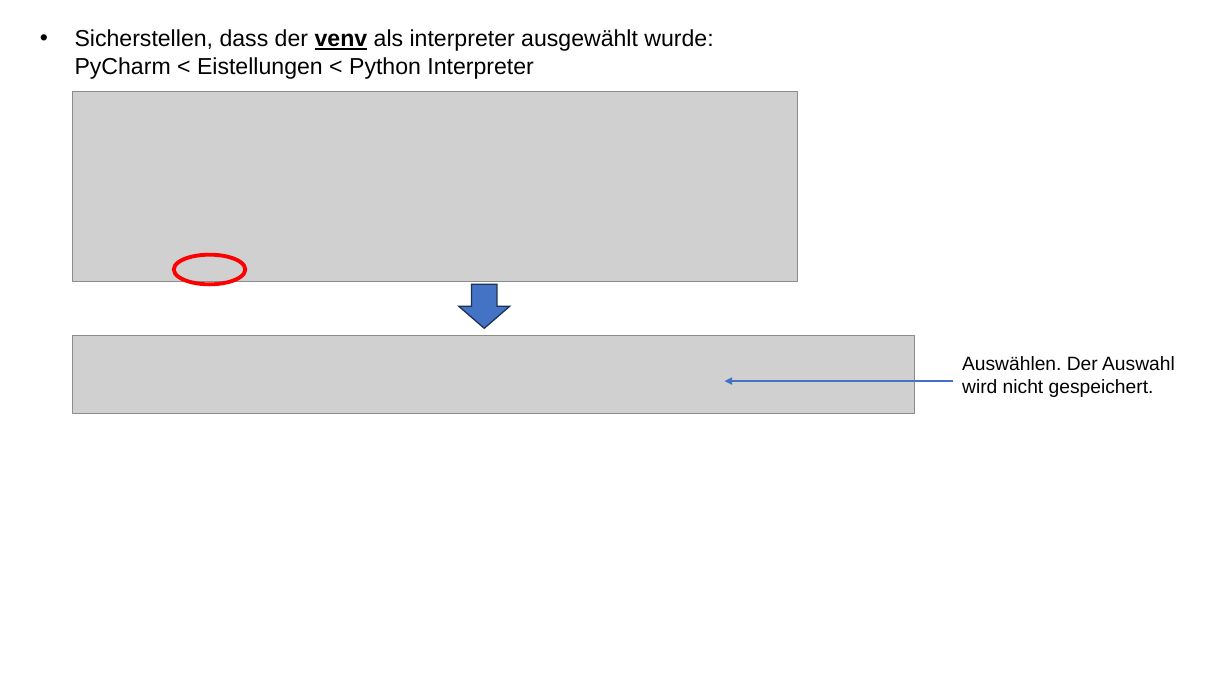
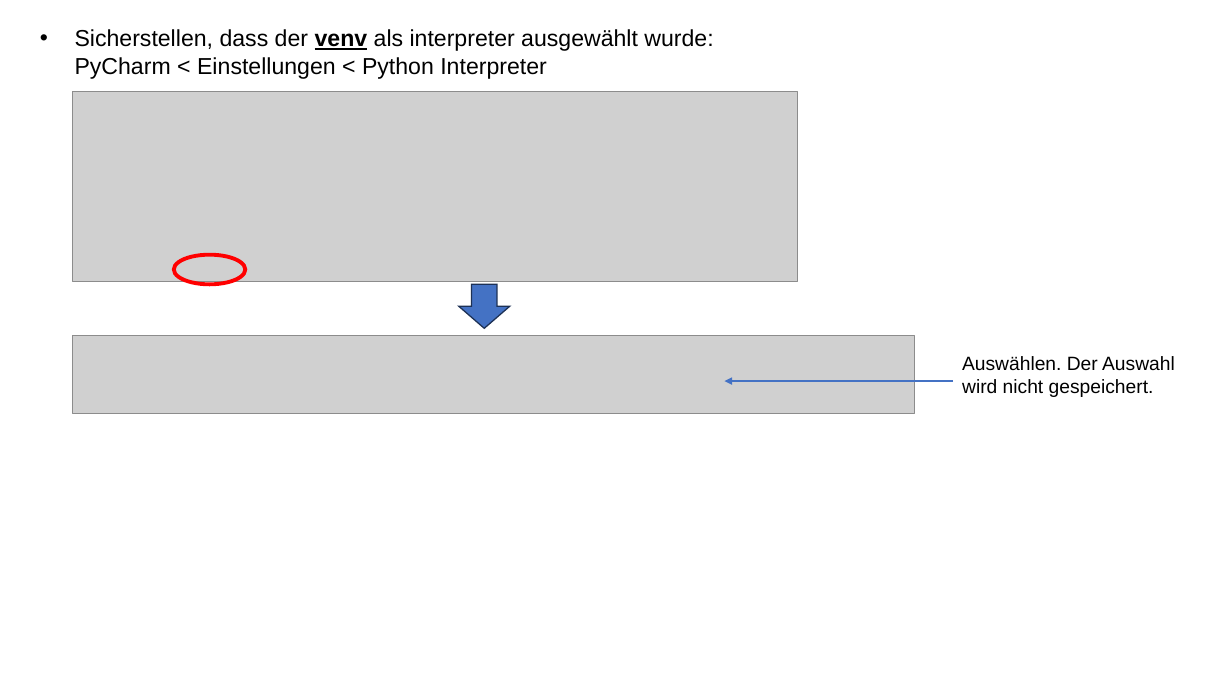
Before and after one commit to TheofanisTsiantas/CAS_IE_InformationRetrieval, a slide deck: slide 4 of Installation_SetUp.pptx. Drawn at 1232x693 pixels with LibreOffice and Linux fonts; fonts in the diff are those of the drawing; grey boxes stand for pictures. Boxes give left, top, right and bottom in pixels: in the first picture for what was removed or moved away, otherwise in the second. Text is boxed around its words. In the diff, an @@ line names an element or a change of style, - is before the commit and + after.

Commit message:
Updated .pptx
Fixed some typos and rephrased Part3

```diff
--- a/Installation_SetUp.pptx
+++ b/Installation_SetUp.pptx
@@ text at box(75, 29, 713, 79): text changed @@
-• Sicherstellen, dass der venv als interpreter ausgewählt wurde:
-  PyCharm < Eistellungen < Python Interpreter
+• Sicherstellen, dass der venv als interpreter ausgewählt wurde:
+  PyCharm < Einstellungen < Python Interpreter
```
Also in this commit, not shown: 2 other slides changed.
